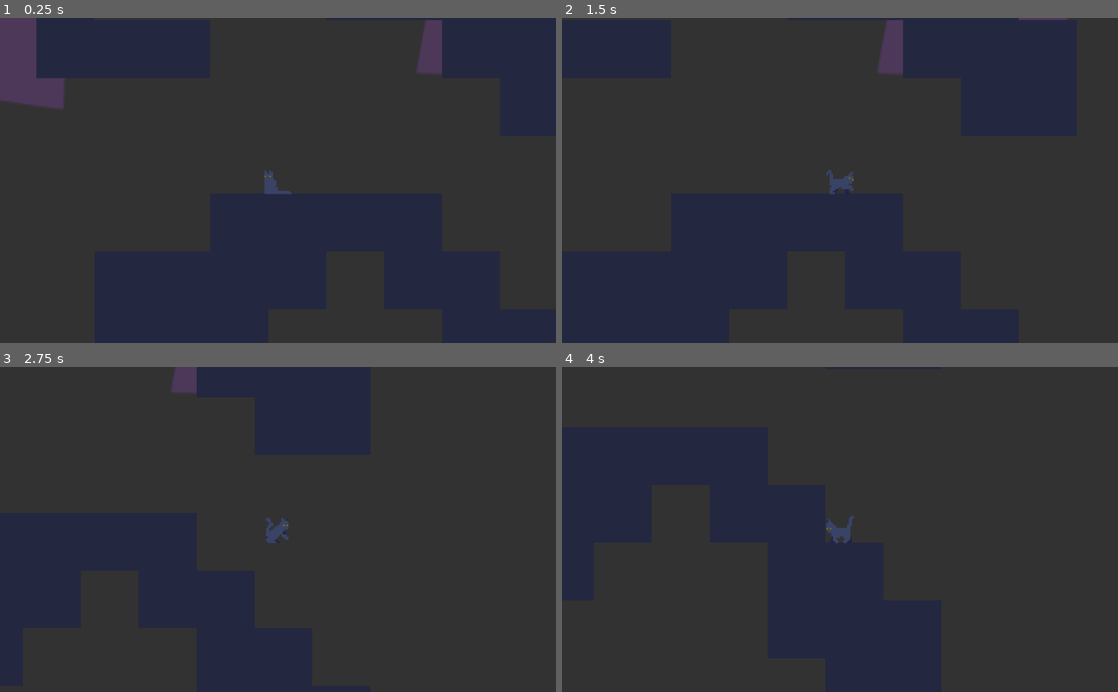
Above: before the commit, frames 1-4 (two rows, left to right).
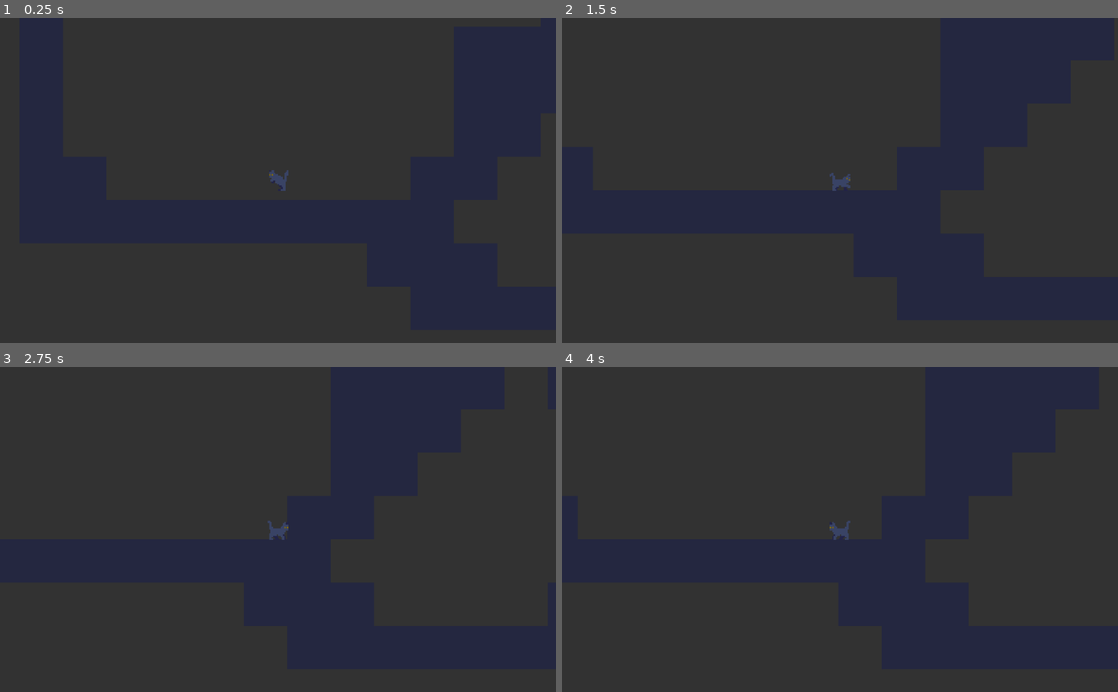
Above: after the commit, the same moments.

Repository: Maloherve/Out-of-the-Box
Game: Godot game, scene res://scenes/Main.tscn
Two runs of this game, one before a commit and one after it. Both use one fixed random seed, a clock stepped at 60 frames per second and the inputs below.
Inputs:
- Up to frame 1 (0.25 s): no input
- Up to frame 2 (1.5 s): tap Enter at 0.5 s; hold Right (ui_right) 0.53-1.28 s; hold Down (ui_down) from 1.28 s (still down)
- Up to frame 3 (2.75 s): release Down (ui_down) at 2.03 s; hold Right (ui_right) from 2.03 s (still down)
- Up to frame 4 (4 s): release Right (ui_right) at 2.78 s; hold Up (ui_up) 2.78-3.53 s; hold Left (ui_left) from 3.53 s (still down)

The runs differ from the first frame. In frame 1, 3.0% of the frame differs, in the area x 0-80%, y 0-55%; in frame 2, 0.8%; in frame 3, 0.5%; in frame 4, 0.1%.

Commit message:
Complete overhaul to how the player is loaded, making it easier to switch between sprites

Diff:
--- /dev/null
+++ b/WarmUp/scenes/Cat.tscn
@@ -0,0 +1,165 @@
+[gd_scene load_steps=47 format=2]
+
+[ext_resource path="res://assets/Character/Cat/Idle_BlackCat5.png" type="Texture" id=1]
+[ext_resource path="res://scripts/Player.gd" type="Script" id=2]
+[ext_resource path="res://assets/Character/Cat/Idle_BlackCat7.png" type="Texture" id=3]
+[ext_resource path="res://assets/Character/Cat/Idle_BlackCat8.png" type="Texture" id=4]
+[ext_resource path="res://assets/Character/Cat/Attack_ground5.png" type="Texture" id=5]
+[ext_resource path="res://assets/Character/Cat/Damage9.png" type="Texture" id=6]
+[ext_resource path="res://assets/Character/Cat/Jump_BlackCat2.png" type="Texture" id=7]
+[ext_resource path="res://assets/Character/Cat/Idle_BlackCat6.png" type="Texture" id=8]
+[ext_resource path="res://assets/Character/Cat/Damage7.png" type="Texture" id=9]
+[ext_resource path="res://assets/Character/Cat/Jump_BlackCat8.png" type="Texture" id=10]
+[ext_resource path="res://assets/Character/Cat/Jump_BlackCat9.png" type="Texture" id=11]
+[ext_resource path="res://assets/Character/Cat/Idle_BlackCat2.png" type="Texture" id=12]
+[ext_resource path="res://assets/Character/Cat/Idle_BlackCat3.png" type="Texture" id=13]
+[ext_resource path="res://assets/Character/Cat/BlackCat5.png" type="Texture" id=14]
+[ext_resource path="res://assets/Character/Cat/Jump_BlackCat6.png" type="Texture" id=15]
+[ext_resource path="res://assets/Character/Cat/Damage5.png" type="Texture" id=16]
+[ext_resource path="res://assets/Character/Cat/Jump_BlackCat7.png" type="Texture" id=17]
+[ext_resource path="res://assets/Character/Cat/BlackCat4.png" type="Texture" id=18]
+[ext_resource path="res://assets/Character/Cat/BlackCat2.png" type="Texture" id=19]
+[ext_resource path="res://assets/Character/Cat/Jump_BlackCat5.png" type="Texture" id=21]
+[ext_resource path="res://assets/Character/Cat/Damage6.png" type="Texture" id=22]
+[ext_resource path="res://assets/Character/Cat/Idle_BlackCat9.png" type="Texture" id=23]
+[ext_resource path="res://assets/Character/Cat/Idle_BlackCat4.png" type="Texture" id=24]
+[ext_resource path="res://assets/Character/Cat/Jump_BlackCat3.png" type="Texture" id=25]
+[ext_resource path="res://assets/Character/Cat/Damage8.png" type="Texture" id=26]
+[ext_resource path="res://assets/Character/Cat/Attack_ground6.png" type="Texture" id=27]
+[ext_resource path="res://assets/Character/Cat/Damage2.png" type="Texture" id=28]
+[ext_resource path="res://assets/Character/Cat/Idle_BlackCat1.png" type="Texture" id=29]
+[ext_resource path="res://assets/Character/Cat/Jump_BlackCat4.png" type="Texture" id=30]
+[ext_resource path="res://assets/Character/Cat/Damage3.png" type="Texture" id=31]
+[ext_resource path="res://assets/Character/Cat/Damage4.png" type="Texture" id=32]
+[ext_resource path="res://assets/Character/Cat/Attack_ground1.png" type="Texture" id=33]
+[ext_resource path="res://assets/Character/Cat/Attack_ground2.png" type="Texture" id=34]
+[ext_resource path="res://assets/Character/Cat/Attack_ground3.png" type="Texture" id=35]
+[ext_resource path="res://assets/Character/Cat/Attack_ground4.png" type="Texture" id=36]
+[ext_resource path="res://assets/Character/Cat/BlackCat1.png" type="Texture" id=37]
+[ext_resource path="res://assets/Character/Cat/BlackCat3.png" type="Texture" id=38]
+[ext_resource path="res://assets/Character/Cat/Damage1.png" type="Texture" id=39]
+[ext_resource path="res://scripts/Side_Raycasts.gd" type="Script" id=61]
+[ext_resource path="res://assets/Character/Cat/climb5.png" type="Texture" id=63]
+[ext_resource path="res://assets/Character/Cat/climb3.png" type="Texture" id=64]
+[ext_resource path="res://assets/Character/Cat/climb4.png" type="Texture" id=65]
+[ext_resource path="res://assets/Character/Cat/climb2.png" type="Texture" id=66]
+[ext_resource path="res://assets/Character/Cat/climb1.png" type="Texture" id=67]
+
+[sub_resource type="SpriteFrames" id=1]
+animations = [ {
+"frames": [ ExtResource( 29 ), ExtResource( 12 ), ExtResource( 13 ), ExtResource( 24 ), ExtResource( 1 ), ExtResource( 8 ), ExtResource( 3 ), ExtResource( 4 ), ExtResource( 23 ) ],
+"loop": true,
+"name": "_cast",
+"speed": 10.0
+}, {
+"frames": [ ExtResource( 33 ), ExtResource( 34 ), ExtResource( 35 ), ExtResource( 36 ), ExtResource( 5 ), ExtResource( 27 ) ],
+"loop": true,
+"name": "_attack",
+"speed": 5.0
+}, {
+"frames": [ ExtResource( 7 ), ExtResource( 25 ), ExtResource( 30 ), ExtResource( 21 ), ExtResource( 15 ), ExtResource( 17 ), ExtResource( 10 ), ExtResource( 11 ) ],
+"loop": true,
+"name": "_jump",
+"speed": 5.0
+}, {
+"frames": [ ExtResource( 29 ), ExtResource( 12 ), ExtResource( 13 ), ExtResource( 24 ), ExtResource( 1 ), ExtResource( 8 ), ExtResource( 3 ), ExtResource( 4 ), ExtResource( 23 ) ],
+"loop": true,
+"name": "_idle",
+"speed": 5.0
+}, {
+"frames": [ ExtResource( 29 ), ExtResource( 12 ), ExtResource( 13 ), ExtResource( 24 ), ExtResource( 1 ), ExtResource( 8 ), ExtResource( 3 ), ExtResource( 4 ), ExtResource( 23 ) ],
+"loop": true,
+"name": "_endcast",
+"speed": 15.0
+}, {
+"frames": [ ExtResource( 67 ), ExtResource( 66 ), ExtResource( 64 ), ExtResource( 65 ), ExtResource( 63 ) ],
+"loop": true,
+"name": "_hold",
+"speed": 5.0
+}, {
+"frames": [ ExtResource( 37 ), ExtResource( 19 ), ExtResource( 38 ), ExtResource( 18 ), ExtResource( 14 ) ],
+"loop": true,
+"name": "_walk",
+"speed": 5.0
+}, {
+"frames": [ ExtResource( 39 ), ExtResource( 28 ), ExtResource( 31 ), ExtResource( 32 ), ExtResource( 16 ), ExtResource( 22 ), ExtResource( 9 ), ExtResource( 26 ), ExtResource( 6 ) ],
+"loop": true,
+"name": "_damage",
+"speed": 5.0
+} ]
+
+[sub_resource type="RectangleShape2D" id=2]
+extents = Vector2( 7.38471, 5.85999 )
+
+[node name="Player" type="KinematicBody2D"]
+light_mask = 2
+collision_layer = 4
+collision_mask = 2
+script = ExtResource( 2 )
+
+[node name="AnimatedSprite" type="AnimatedSprite" parent="."]
+light_mask = 2
+scale = Vector2( 0.941242, 0.941242 )
+frames = SubResource( 1 )
+animation = "_endcast"
+
+[node name="CollisionShape2D" type="CollisionShape2D" parent="."]
+light_mask = 2
+position = Vector2( -0.500717, 1.39452 )
+shape = SubResource( 2 )
+
+[node name="Bottom_Raycasts" type="Node2D" parent="."]
+light_mask = 2
+__meta__ = {
+"_edit_lock_": true
+}
+
+[node name="ray_1" type="RayCast2D" parent="Bottom_Raycasts"]
+light_mask = 7
+position = Vector2( 0, 4.276 )
+enabled = true
+cast_to = Vector2( 0, 5.83 )
+collision_mask = 2
+collide_with_areas = true
+__meta__ = {
+"_edit_lock_": true
+}
+
+[node name="ray_2" type="RayCast2D" parent="Bottom_Raycasts"]
+light_mask = 7
+position = Vector2( -6.4, 4.276 )
+enabled = true
+cast_to = Vector2( 0, 5.83 )
+collision_mask = 2
+__meta__ = {
+"_edit_lock_": true
+}
+
+[node name="ray_3" type="RayCast2D" parent="Bottom_Raycasts"]
+light_mask = 7
+position = Vector2( 6.3319, 4.27594 )
+enabled = true
+cast_to = Vector2( 0, 5.83 )
+collision_mask = 2
+__meta__ = {
+"_edit_lock_": true
+}
+
+[node name="Side_Raycasts" type="Node2D" parent="."]
+script = ExtResource( 61 )
+
+[node name="Bottom_Side" type="RayCast2D" parent="Side_Raycasts"]
+position = Vector2( 0, 6.1921 )
+rotation = -1.57079
+enabled = true
+cast_to = Vector2( 0, 10.796 )
+collision_mask = 2
+collide_with_areas = true
+
+[node name="Top_Side" type="RayCast2D" parent="Side_Raycasts"]
+position = Vector2( 0, -3.41283 )
+rotation = -1.57079
+enabled = true
+cast_to = Vector2( 0, 10.796 )
+collision_mask = 2
+collide_with_areas = true
--- /dev/null
+++ b/WarmUp/scenes/Human.tscn
@@ -0,0 +1,141 @@
+[gd_scene load_steps=28 format=2]
+
+[ext_resource path="res://scripts/Player.gd" type="Script" id=2]
+[ext_resource path="res://assets/Character/Human/sprites/walk03.png" type="Texture" id=20]
+[ext_resource path="res://assets/Character/Human/sprites/walk08.png" type="Texture" id=40]
+[ext_resource path="res://assets/Character/Human/sprites/walk05.png" type="Texture" id=41]
+[ext_resource path="res://assets/Character/Human/sprites/walk09.png" type="Texture" id=42]
+[ext_resource path="res://assets/Character/Human/sprites/walk07.png" type="Texture" id=43]
+[ext_resource path="res://assets/Character/Human/sprites/walk02.png" type="Texture" id=44]
+[ext_resource path="res://assets/Character/Human/sprites/walk01.png" type="Texture" id=45]
+[ext_resource path="res://assets/Character/Human/sprites/walk06.png" type="Texture" id=46]
+[ext_resource path="res://assets/Character/Human/sprites/walk04.png" type="Texture" id=47]
+[ext_resource path="res://assets/Character/Human/sprites/attack07.png" type="Texture" id=48]
+[ext_resource path="res://assets/Character/Human/sprites/attack06.png" type="Texture" id=49]
+[ext_resource path="res://assets/Character/Human/sprites/attack05.png" type="Texture" id=50]
+[ext_resource path="res://assets/Character/Human/sprites/attack04.png" type="Texture" id=51]
+[ext_resource path="res://assets/Character/Human/sprites/attack08.png" type="Texture" id=52]
+[ext_resource path="res://assets/Character/Human/sprites/attack01.png" type="Texture" id=53]
+[ext_resource path="res://assets/Character/Human/sprites/attack02.png" type="Texture" id=54]
+[ext_resource path="res://assets/Character/Human/sprites/attack03.png" type="Texture" id=55]
+[ext_resource path="res://assets/Character/Human/sprites/cast00.png" type="Texture" id=56]
+[ext_resource path="res://assets/Character/Human/sprites/cast01.png" type="Texture" id=57]
+[ext_resource path="res://assets/Character/Human/sprites/cast03.png" type="Texture" id=58]
+[ext_resource path="res://assets/Character/Human/sprites/cast04.png" type="Texture" id=59]
+[ext_resource path="res://assets/Character/Human/sprites/cast02.png" type="Texture" id=60]
+[ext_resource path="res://scripts/Side_Raycasts.gd" type="Script" id=61]
+[ext_resource path="res://assets/Character/Human/sprites/hold.png" type="Texture" id=62]
+
+[sub_resource type="SpriteFrames" id=1]
+animations = [ {
+"frames": [ ExtResource( 56 ), ExtResource( 57 ), ExtResource( 60 ), ExtResource( 58 ), ExtResource( 59 ) ],
+"loop": false,
+"name": "_cast",
+"speed": 5.0
+}, {
+"frames": [ ExtResource( 53 ), ExtResource( 54 ), ExtResource( 55 ), ExtResource( 51 ), ExtResource( 50 ), ExtResource( 49 ), ExtResource( 48 ), ExtResource( 52 ) ],
+"loop": true,
+"name": "_attack",
+"speed": 5.0
+}, {
+"frames": [ ExtResource( 45 ), ExtResource( 44 ), ExtResource( 20 ), ExtResource( 47 ), ExtResource( 41 ), ExtResource( 46 ), ExtResource( 43 ), ExtResource( 40 ), ExtResource( 42 ) ],
+"loop": true,
+"name": "_jump",
+"speed": 5.0
+}, {
+"frames": [ ExtResource( 45 ) ],
+"loop": true,
+"name": "_idle",
+"speed": 5.0
+}, {
+"frames": [ ExtResource( 59 ), ExtResource( 58 ), ExtResource( 60 ), ExtResource( 57 ), ExtResource( 56 ) ],
+"loop": false,
+"name": "_endcast",
+"speed": 5.0
+}, {
+"frames": [ ExtResource( 62 ) ],
+"loop": true,
+"name": "_hold",
+"speed": 5.0
+}, {
+"frames": [ ExtResource( 45 ), ExtResource( 44 ), ExtResource( 20 ), ExtResource( 47 ), ExtResource( 41 ), ExtResource( 46 ), ExtResource( 43 ), ExtResource( 40 ), ExtResource( 42 ) ],
+"loop": true,
+"name": "_walk",
+"speed": 5.0
+} ]
+
+[sub_resource type="RectangleShape2D" id=2]
+extents = Vector2( 9.16279, 16.8728 )
+
+[node name="Player" type="KinematicBody2D"]
+light_mask = 2
+collision_layer = 4
+collision_mask = 2
+script = ExtResource( 2 )
+
+[node name="AnimatedSprite" type="AnimatedSprite" parent="."]
+position = Vector2( -0.269241, -11.6669 )
+scale = Vector2( 0.695636, 0.695636 )
+frames = SubResource( 1 )
+animation = "_hold"
+playing = true
+
+[node name="CollisionShape2D" type="CollisionShape2D" parent="."]
+position = Vector2( 0, -7.17962 )
+shape = SubResource( 2 )
+
+[node name="Bottom_Raycasts" type="Node2D" parent="."]
+light_mask = 2
+__meta__ = {
+"_edit_lock_": true
+}
+
+[node name="ray_1" type="RayCast2D" parent="Bottom_Raycasts"]
+light_mask = 7
+position = Vector2( 0, 4.276 )
+enabled = true
+cast_to = Vector2( 0, 6 )
+collision_mask = 2
+collide_with_areas = true
+__meta__ = {
+"_edit_lock_": true
+}
+
+[node name="ray_2" type="RayCast2D" parent="Bottom_Raycasts"]
+light_mask = 7
+position = Vector2( -6.4, 4.276 )
+enabled = true
+cast_to = Vector2( 0, 6 )
+collision_mask = 2
+__meta__ = {
+"_edit_lock_": true
+}
+
+[node name="ray_3" type="RayCast2D" parent="Bottom_Raycasts"]
+light_mask = 7
+position = Vector2( 6.3319, 4.27594 )
+enabled = true
+cast_to = Vector2( 0, 6 )
+collision_mask = 2
+__meta__ = {
+"_edit_lock_": true
+}
+
+[node name="Side_Raycasts" type="Node2D" parent="."]
+script = ExtResource( 61 )
+
+[node name="Bottom_Side" type="RayCast2D" parent="Side_Raycasts"]
+position = Vector2( 0, 5.10275 )
+rotation = -1.57079
+enabled = true
+cast_to = Vector2( 0, 10 )
+collision_mask = 2
+collide_with_areas = true
+
+[node name="Top_Side" type="RayCast2D" parent="Side_Raycasts"]
+position = Vector2( 0, -18 )
+rotation = -1.57079
+enabled = true
+cast_to = Vector2( 0, 10 )
+collision_mask = 2
+collide_with_areas = true
--- a/WarmUp/scenes/Main.tscn
+++ b/WarmUp/scenes/Main.tscn
@@ -1,8 +1,7 @@
-[gd_scene load_steps=13 format=2]
+[gd_scene load_steps=12 format=2]
 
 [ext_resource path="res://assets/Background/SkyLine.png" type="Texture" id=1]
 [ext_resource path="res://assets/Tilesets/Floor.tres" type="TileSet" id=2]
-[ext_resource path="res://scenes/Player.tscn" type="PackedScene" id=3]
 [ext_resource path="res://scripts/Main.gd" type="Script" id=4]
 [ext_resource path="res://scripts/Fonction_Onde.gd" type="Script" id=5]
 [ext_resource path="res://assets/Environment/box.png" type="Texture" id=6]
@@ -46,7 +45,7 @@
 tile_data = PoolIntArray( 131074, 0, 0, 131075, 0, 0, 196608, 0, 0, 196609, 0, 0, 196610, 0, 0, 262144, 1610612736, 0,  …(3291 unchanged characters)…
 
 [node name="Objectif" type="RigidBody2D" parent="World"]
-position = Vector2( 674.171, 117.098 )
+position = Vector2( 475.009, 337.483 )
 collision_layer = 2
 collision_mask = 2
 mass = 83.56
@@ -65,24 +64,10 @@
 [node name="CollisionShape2D" type="CollisionShape2D" parent="World/Objectif/Area2D"]
 visible = false
 light_mask = 0
-shape = SubResource( 2 )
+shape = SubResource( 1 )
 
 [node name="CollisionShape2D" type="CollisionShape2D" parent="World/Objectif"]
-shape = SubResource( 3 )
-
-[node name="Player" parent="." instance=ExtResource( 3 )]
-light_mask = 0
-position = Vector2( 421.445, 333.207 )
-collision_layer = 4
-collision_mask = 2
-cat = true
-
-[node name="Camera2D" type="Camera2D" parent="Player"]
-current = true
-zoom = Vector2( 0.3, 0.3 )
-__meta__ = {
-"_edit_group_": true
-}
+shape = SubResource( 2 )
 
 [node name="InfoScreen" type="HBoxContainer" parent="."]
 visible = false
@@ -171,3 +156,9 @@
 [node name="Fonction_Onde" type="Node2D" parent="."]
 modulate = Color( 1, 1, 1, 0 )
 script = ExtResource( 5 )
+__meta__ = {
+"_edit_lock_": true
+}
+
+[node name="PlayerInitialPosition" type="Node2D" parent="."]
+position = Vector2( 190.233, 476.681 )
--- a/WarmUp/scripts/InfoScreen.gd
+++ b/WarmUp/scripts/InfoScreen.gd
@@ -4,10 +4,10 @@
 
 # Nodes
 onready var Fonction_Onde = get_tree().get_root().get_node("Level").get_node("Fonction_Onde");
-onready var Player = get_tree().get_root().get_node("Level/Player");
+#onready var Player = get_tree().get_root().get_node("Level/Player");
 onready var World_Info_Label = $LeftInfo/World_Info_Label;
 onready var Player_Info_Label = $RightInfo/Player_Info_Label;
-
+onready var Player = get_tree().get_root().get_node("Level").get_node("Player")
 
 func _ready():
 	rect_size = Player.get_node("Camera2D").zoom * get_tree().get_root().size;
--- a/WarmUp/scripts/Main.gd
+++ b/WarmUp/scripts/Main.gd
@@ -9,8 +9,28 @@
 const WORLD_MODULATE_COLOR : Color = Color(0.5,1,0.5);
 const PLAYER_MODULATE_COLOR : Color = Color(0.3,0.3,0.3)
 # Player
+var camera_zoom : Vector2 = Vector2(.4, .4)
+export var is_cat : bool = true;
 var teleport_player : bool = false;
 # TMP
+
+
+func _enter_tree():
+	# Load in Player
+	var player_scene;
+	if is_cat:
+		player_scene = load("res://scenes/Cat.tscn")
+	else:
+		player_scene = load("res://scenes/Human.tscn")
+
+	var Player = player_scene.instance()
+	add_child(Player)
+	Player.position = $PlayerInitialPosition.position
+	# Add and activate Camera
+	var camera = Camera2D.new(); camera.name = "Camera2D";
+	camera.current = true;	camera.zoom = camera_zoom
+	$Player.add_child(camera)
+
 
 func _ready():
 	# Connect Signals
--- a/WarmUp/scripts/Player.gd
+++ b/WarmUp/scripts/Player.gd
@@ -4,7 +4,7 @@
 
 # CONSTANTS
 const TYPE = "PLAYER";
-export var cat : bool = false;
+#export var cat : bool = false;
 const GRAVITY : int = 800;
 const MOVE_SPEED : int = 1 * 64;
 const CLIMB_SPEED : float = 1.5 * 64;
@@ -44,15 +44,16 @@
 	if (animNode != null):
 		animNode.play("_idle");
 
-	if (!cat):
-		animNode = get_node("AnimatedSprite_Human");
-		$AnimatedSprite_Cat.hide();
-		$CollisionShape2D_Cat.disabled = true;
-	else:
-		animNode = get_node("AnimatedSprite_Cat");
-		$AnimatedSprite_Human.hide();
-		$CollisionShape2D_Human.disabled = true;
+#	if (!cat):
+#		animNode = get_node("AnimatedSprite_Human");
+#		$AnimatedSprite_Cat.hide();
+#		$CollisionShape2D_Cat.disabled = true;
+#	else:
+#		animNode = get_node("AnimatedSprite_Cat");
+#		$AnimatedSprite_Human.hide();
+#		$CollisionShape2D_Human.disabled = true;
 
+	animNode = get_node("AnimatedSprite")
 	# Connect Signals
 	animNode.connect("animation_finished", self, "_on_AnimatedSprite_animation_finished");
 
Not shown: 5 places in WarmUp/scenes/Main.tscn that only renumber resources
